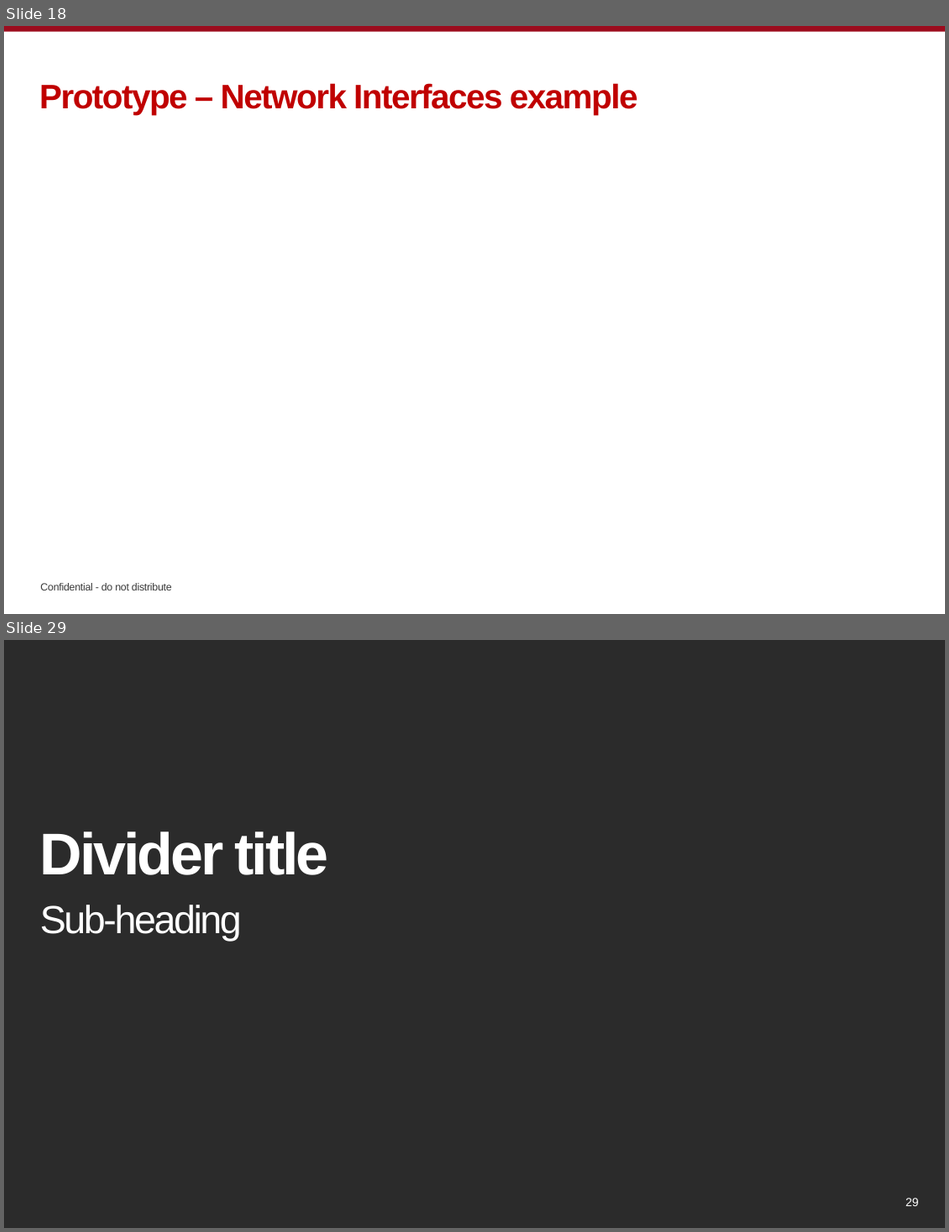
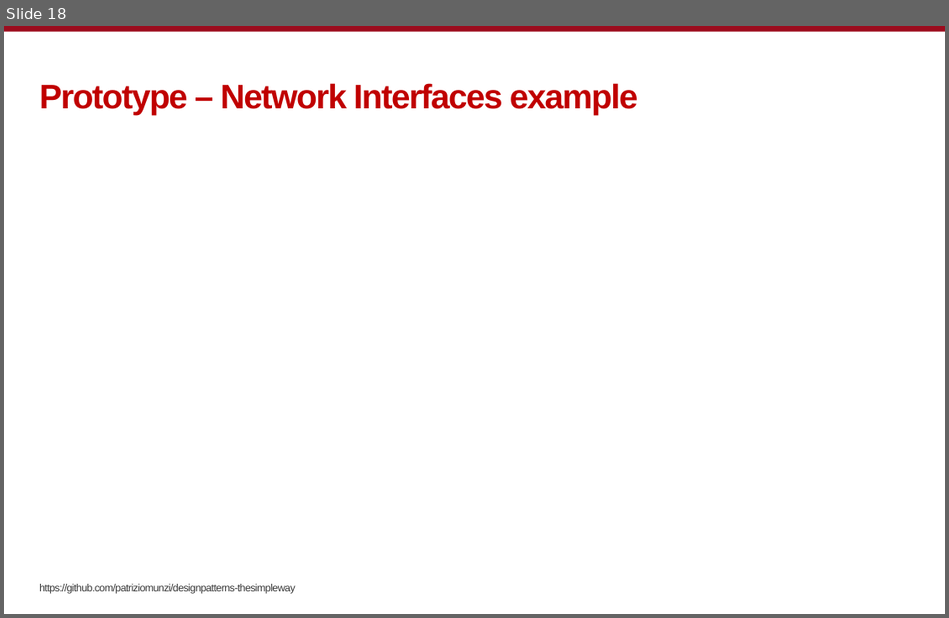
Before and after one commit to patriziomunzi/designpatterns-thesimpleway, a slide deck: docs/design_patterns_the_simple_way.pptx. Shown one above the other, each under a label of ours: slides 18 and 29 before the commit, slide 18 after it; the slides between them are not shown. The pictures are 949x1232 and 949x618 pixels, drawn with LibreOffice and Linux fonts; fonts in the diff are those of the drawing; background and template pictures are left out; a plain dark background stands for a picture behind light text. Boxes give left, top, right and bottom in pixels: in the first picture for what was removed or moved away, otherwise in the second. Text is boxed around its words. In the diff, an @@ line names an element or a change of style, - is before the commit and + after.

```diff
--- a/docs/design_patterns_the_simple_way.pptx
+++ b/docs/design_patterns_the_simple_way.pptx
@@ slide 29 removed at (x1=4, y1=640, x2=945, y2=1228), background picture (left out) @@
@@ title removed at (x1=40, y1=832, x2=328, y2=875) @@
-Divider title
@@ subtitle removed at (x1=40, y1=905, x2=242, y2=941) @@
-Sub-heading
@@ page number removed at (x1=905, y1=1198, x2=919, y2=1206) @@
-29
@@ slide 18 changed as well @@
@@ text added at (x1=39, y1=584, x2=295, y2=594), 8 pt, text #3A3A3A @@
+https://github.com/patriziomunzi/designpatterns-thesimpleway
@@ text removed at (x1=40, y1=583, x2=172, y2=590) @@
-Confidential - do not distribute
```
Also in this commit, not shown: 17 other slides changed, 1 slide added, 11 other slides removed.
